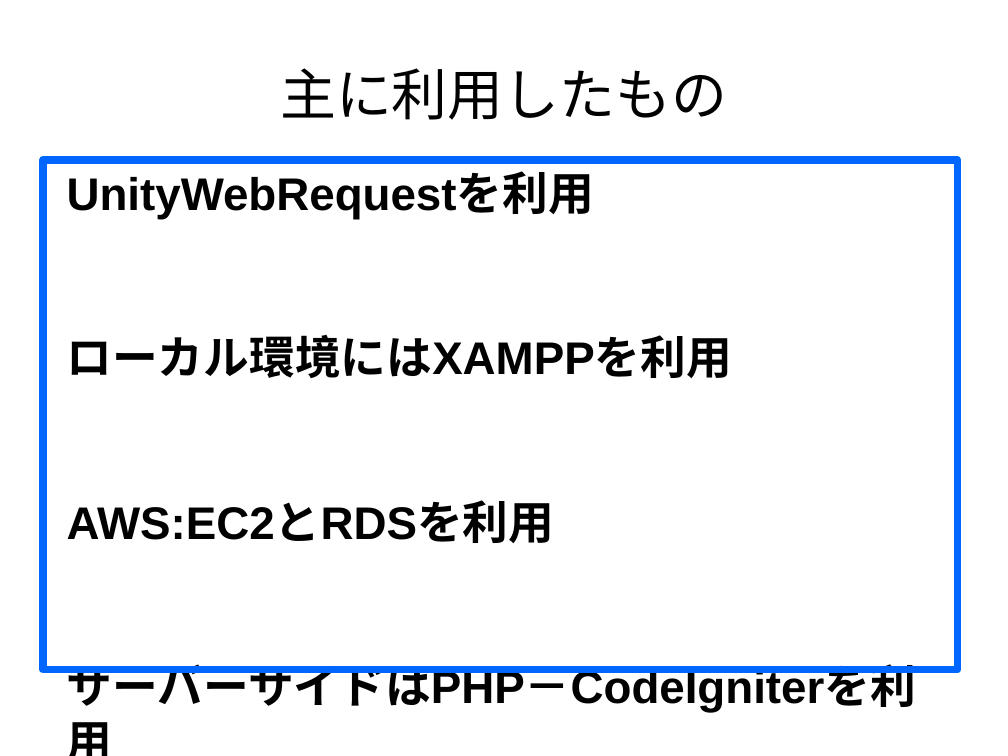
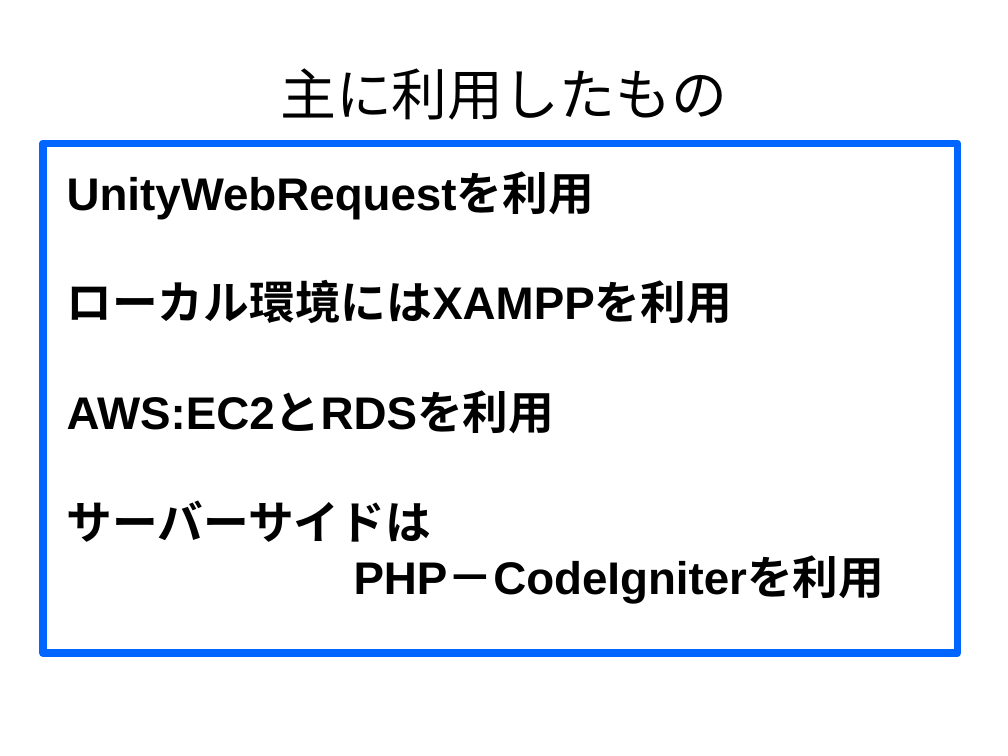
Before and after one commit to Miura0425/LunarLander_Art, a slide deck: slide 4 of 「クライアントとサーバー」発表資料.pptx. Drawn at 1008x756 pixels with LibreOffice and Linux fonts; fonts in the diff are those of the drawing. Boxes give left, top, right and bottom in pixels: in the first picture for what was removed or moved away, otherwise in the second. Text is boxed around its words. In the diff, an @@ line names an element or a change of style, - is before the commit and + after.

```diff
--- a/「クライアントとサーバー」発表資料.pptx
+++ b/「クライアントとサーバー」発表資料.pptx
@@ rectangle: place and size @@
-rectangle at <box>43,160,958,670</box>
+rectangle at <box>43,144,958,653</box>
@@ text at <box>67,500,885,603</box>: text changed @@
-サーバーサイドはPHP－CodeIgniterを利用
+サーバーサイドは
+PHP－CodeIgniterを利用
```
Also in this commit, not shown: 12 other slides changed, 18 slides added, 13 slides removed, 1 other file.
